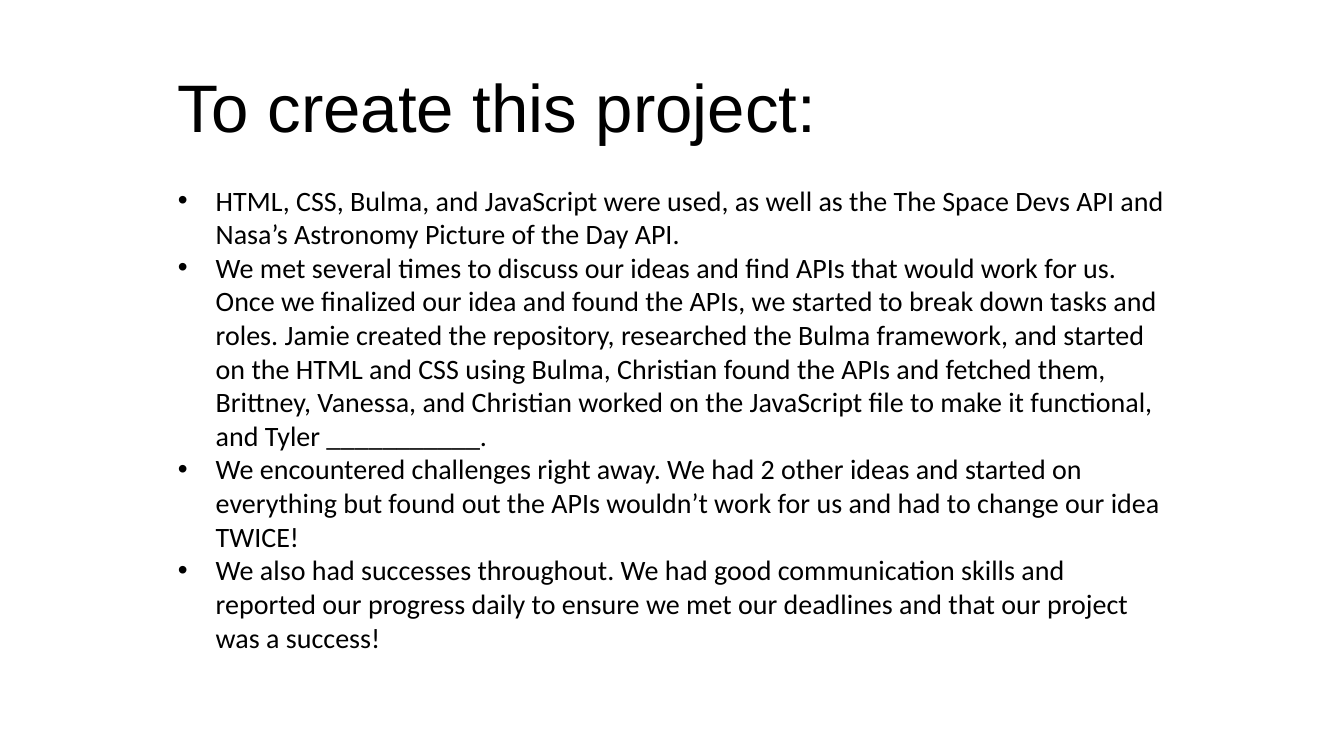
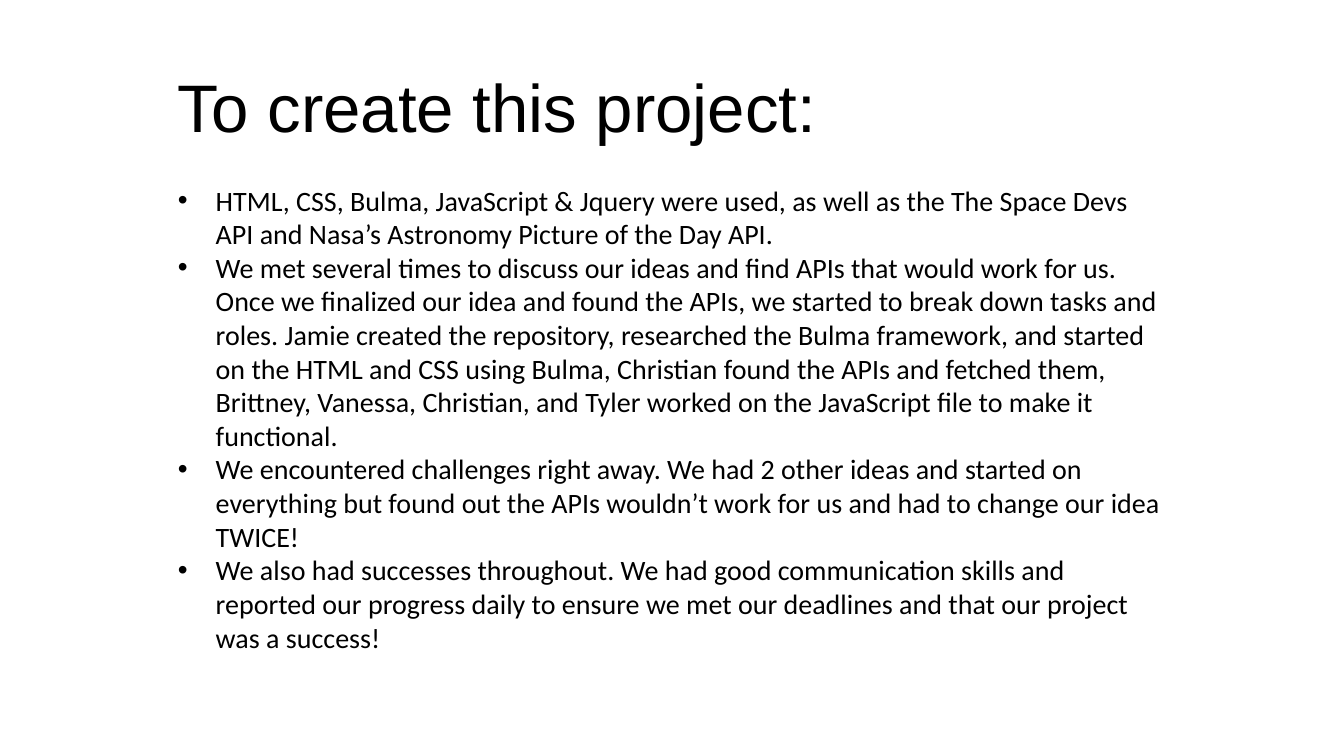
Before and after one commit to jamwil1226/quickvibes, a slide deck: slide 4 of Space Explorer Group Presentation.pptx (slide 3 before the commit). Drawn at 1344x756 pixels with LibreOffice and Linux fonts; fonts in the diff are those of the drawing. Boxes give left, top, right and bottom in pixels: in the first picture for what was removed or moved away, otherwise in the second. Text is boxed around its words. In the diff, an @@ line names an element or a change of style, - is before the commit and + after.

```diff
--- a/Space Explorer Group Presentation.pptx
+++ b/Space Explorer Group Presentation.pptx
@@ subtitle at (216, 191, 1156, 447): text changed @@
-• HTML, CSS, Bulma, and JavaScript were used, as well as the The Space Devs API and Nasa’s Astronomy Picture of the Day API.
-• We met several times to discuss our ideas and find APIs that would work for us. Once we finalized our idea and found the APIs, we started to break down tasks and roles. Jamie created the repository, researched the Bulma framework, and started on the HTML and CSS using Bulma, Christian found the APIs and fetched them, Brittney, Vanessa, and Christian worked on the JavaScript file to make it functional, and Tyler ___________.
+• HTML, CSS, Bulma, JavaScript & Jquery were used, as well as the The Space Devs API and Nasa’s Astronomy Picture of the Day API.
+• We met several times to discuss our ideas and find APIs that would work for us. Once we finalized our idea and found the APIs, we started to break down tasks and roles. Jamie created the repository, researched the Bulma framework, and started on the HTML and CSS using Bulma, Christian found the APIs and fetched them, Brittney, Vanessa, Christian, and Tyler worked on the JavaScript file to make it functional.
```
Also in this commit, not shown: 5 other slides changed.
